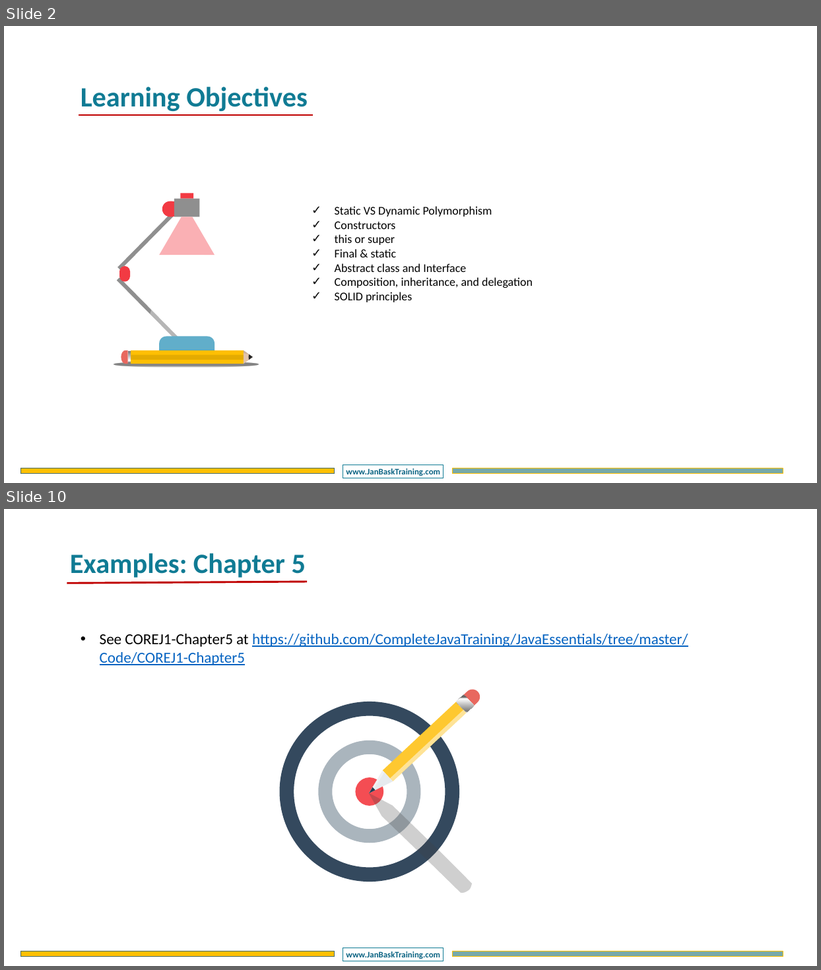
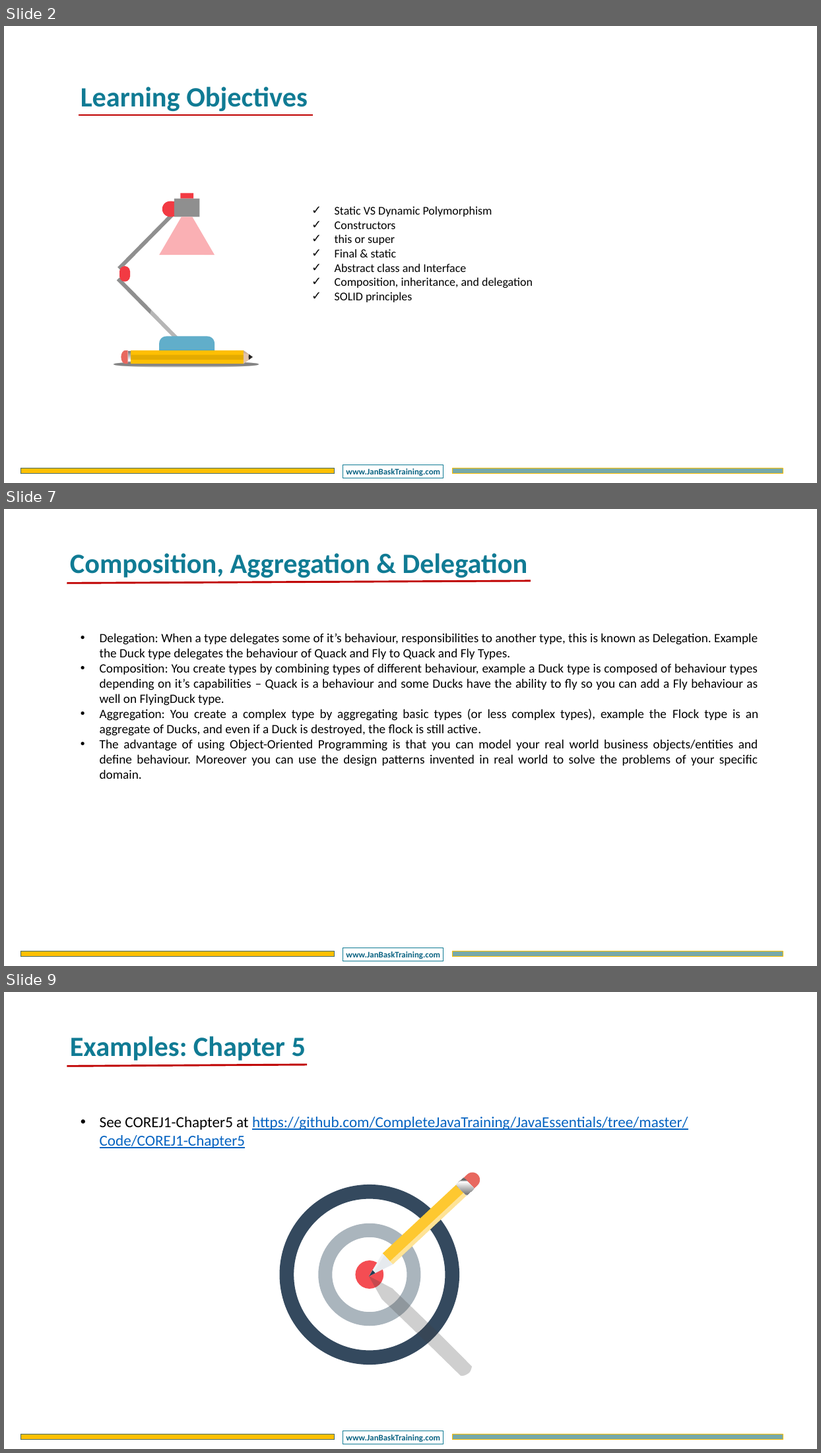
Before and after one commit to CompleteJavaTraining/JavaEssentials, a slide deck: slides/COREJ1/COREJ1 - Chapter5.pptx. Shown one above the other, each under a label of ours: slides 2 and 10 before the commit, slides 2, 7 and 9 after it; the slides between them are not shown. The pictures are 821x970 and 821x1453 pixels, drawn with LibreOffice and Linux fonts; fonts in the diff are those of the drawing; background and template pictures are left out. Boxes give left, top, right and bottom in pixels: in the first picture for what was removed or moved away, otherwise in the second. Text is boxed around its words. In the diff, an @@ line names an element or a change of style, - is before the commit and + after.

```diff
--- a/slides/COREJ1/COREJ1 - Chapter5.pptx
+++ b/slides/COREJ1/COREJ1 - Chapter5.pptx
@@ slide 7 added at (4,509,817,966), background #FFFFFF; not listed: 3 template elements that a slide beside it also shows @@
@@ text added at (70,553,528,581), 66 pt, text #107B94, bold @@
+Composition, Aggregation & Delegation
@@ line added from (67, 583) to (531, 581), #C00000 4.5 pt @@
@@ text added at (100,633,758,779), 30 pt, text #000000 @@
+• Delegation: When a type delegates some of it’s behaviour, responsibilities to another type, this is known as Delegation. Example the Duck type delegates the behaviour of Quack and Fly to Quack and Fly Types.
+• Composition: You create types by combining types of different behaviour, example a Duck type is composed of behaviour types depending on it’s capabilities – Quack is a behaviour and some Ducks have the ability to fly so you can add a Fly behaviour as well on FlyingDuck type.
+• Aggregation: You create a complex type by aggregating basic types (or less complex types), example the Flock type is an aggregate of Ducks, and even if a Duck is destroyed, the flock is still active.
+• The advantage of using Object-Oriented Programming is that you can model your real world business objects/entities and define behaviour. Moreover you can use the design patterns invented in real world to solve the problems of your specific domain.
@@ what was slide 10 is now slide 9 @@
```
Also in this commit, not shown: 3 slides changed, 2 other slides added, 4 slides removed, 5 other files.
